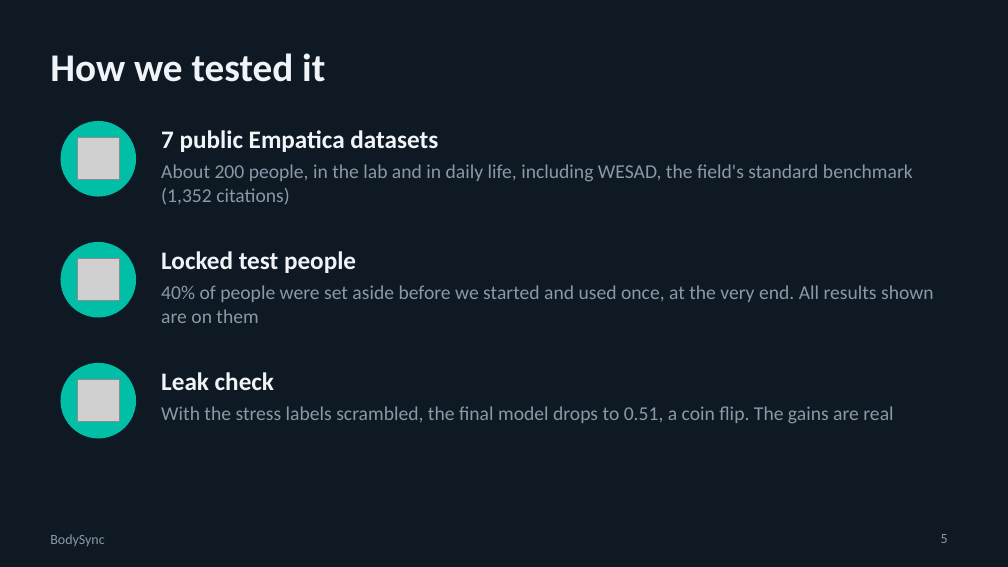
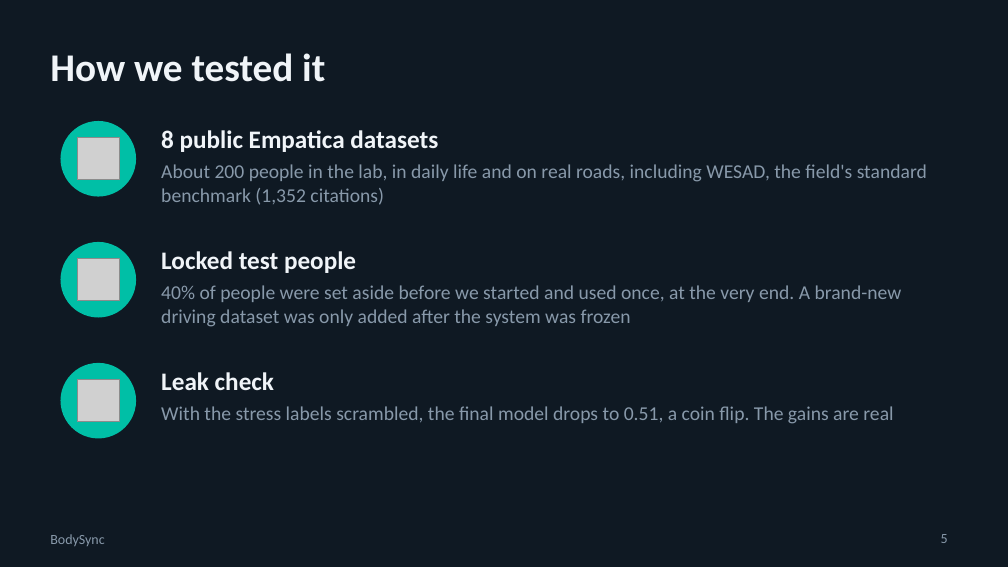
Before and after one commit to swaylakh/bodysync, a slide deck: slide 5 of docs/slides/BodySync_Final.pptx. Drawn at 1008x567 pixels with LibreOffice and Linux fonts; fonts in the diff are those of the drawing; grey boxes stand for pictures. Boxes give left, top, right and bottom in pixels: in the first picture for what was removed or moved away, otherwise in the second. Text is boxed around its words. In the diff, an @@ line names an element or a change of style, - is before the commit and + after.

```diff
--- a/docs/slides/BodySync_Final.pptx
+++ b/docs/slides/BodySync_Final.pptx
@@ text at <box>161,130,438,152</box>: text changed @@
-7 public Empatica datasets
+8 public Empatica datasets
@@ text at <box>161,164,927,205</box>: text changed @@
-About 200 people, in the lab and in daily life, including WESAD, the field's standard benchmark (1,352 citations)
+About 200 people in the lab, in daily life and on real roads, including WESAD, the field's standard benchmark (1,352 citations)
@@ text at <box>161,285,902,327</box>: text changed @@
-40% of people were set aside before we started and used once, at the very end. All results shown are on them
+40% of people were set aside before we started and used once, at the very end. A brand-new driving dataset was only added after the system was frozen
```
Also in this commit, not shown: 1 other slide changed, 1 slide added, 6 other files.
